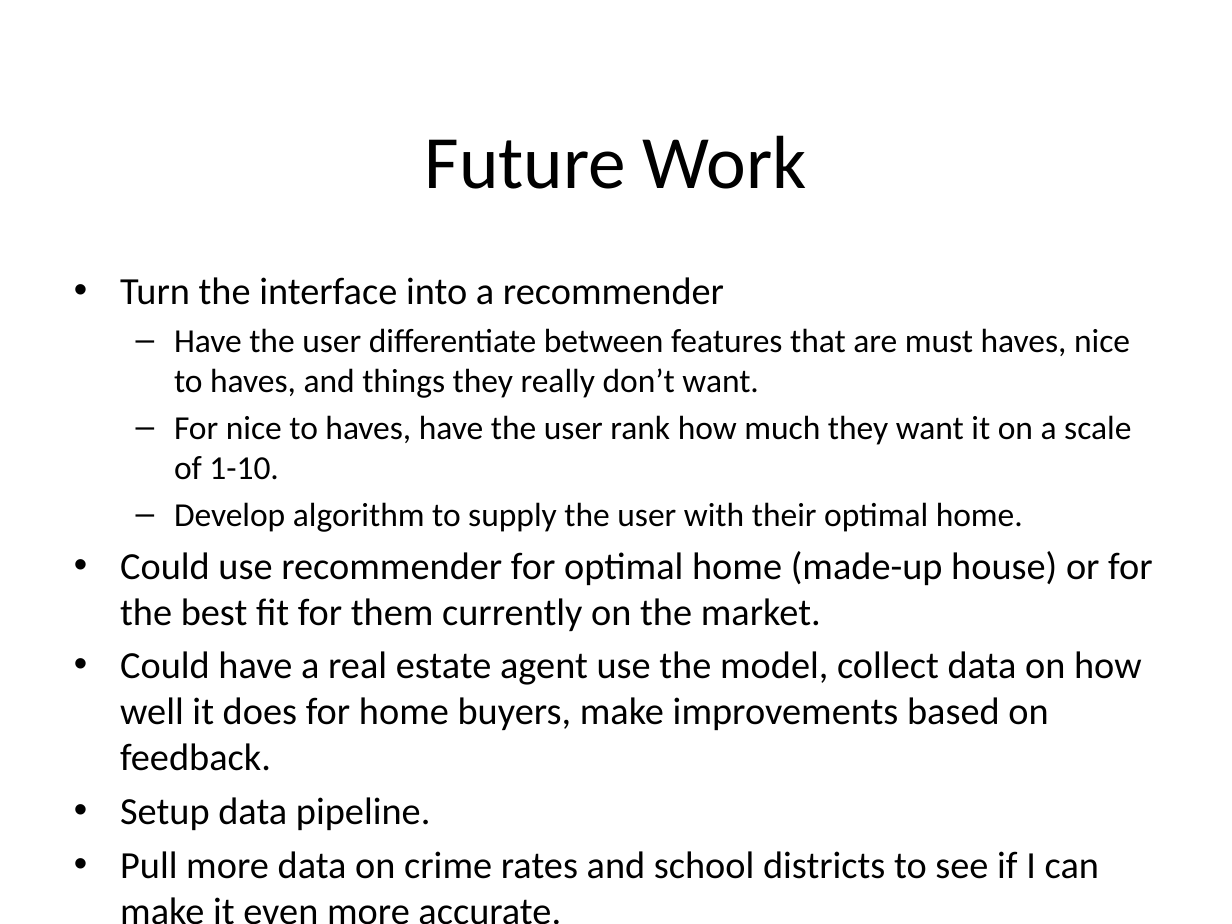
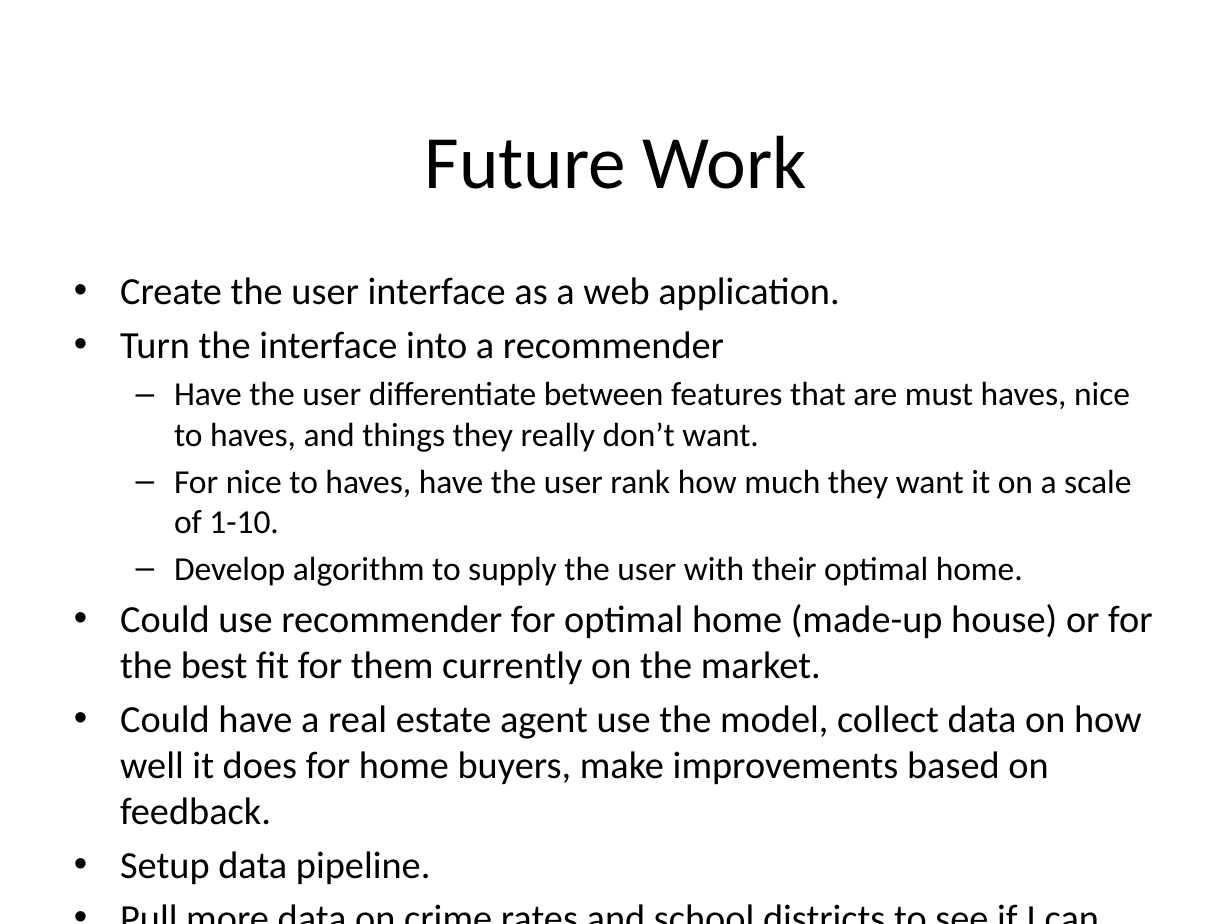
Before and after one commit to DATA-606-SPRING-2022/Zach_DATA606, a slide deck: slide 17 of Presentations/Final_Presentation.pptx. Drawn at 1232x924 pixels with LibreOffice and Linux fonts; fonts in the diff are those of the drawing; background and template pictures are left out. Boxes give left, top, right and bottom in pixels: in the first picture for what was removed or moved away, otherwise in the second. Text is boxed around its words. In the diff, an @@ line names an element or a change of style, - is before the commit and + after.

Commit message:
final updates

```diff
--- a/Presentations/Final_Presentation.pptx
+++ b/Presentations/Final_Presentation.pptx
@@ text at [120, 277, 839, 311]: paragraph added @@
+• Create the user interface as a web application.
```
